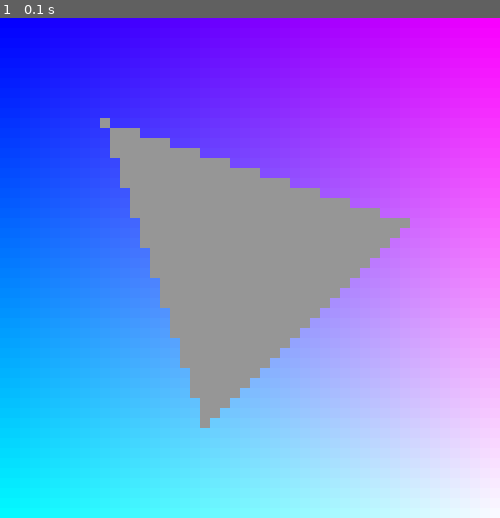
Above: before the commit, frame 1.
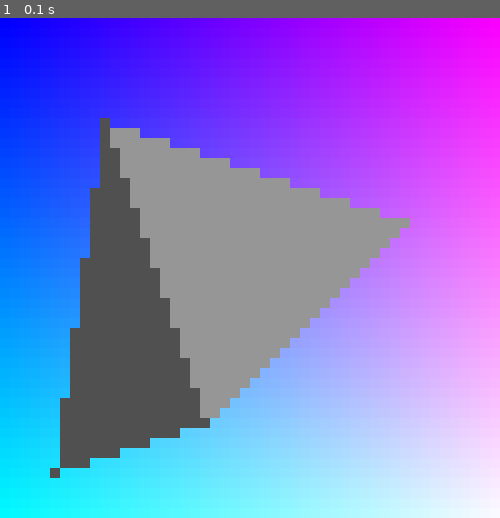
Above: after the commit, the same moment.

Repository: Casper6ybaka/3d-something-bro
Game: pygame game, started from pygame/main.py
The game is run twice, just before and just after one commit, with the same random seed, the same clock (stepped at 60 frames per second) and the same inputs.
Inputs:
- Up to frame 1 (0.1 s): no input

The runs differ from the first frame. In frame 1, 10% of the frame differs, in the area x 10-42%, y 20-92%.

Commit message:
own bytearray as display

Diff:
--- a/pygame/main.py
+++ b/pygame/main.py
@@ -14,6 +14,9 @@
 triangle = [(10, 10),
             (40, 20),
             (20, 40)]
+triangle2 = [(10, 10),
+            (20, 40),
+            (5, 45)]
 
 def set_at(pos, color):
     x, y = int(pos[0]), int(pos[1])
@@ -43,10 +46,10 @@
                 inside(edge_function(b, c, P)) and
                 inside(edge_function(c, a, P))):
                 pixels.append(P)
-    print(pixels)
     return pixels
 
 triangle_boundingbox = get_triangle(triangle)
+triangle_boundingbox2 = get_triangle(triangle2)
 
 while True:
     for event in pygame.event.get():
@@ -64,6 +67,8 @@
     dwin.blit(pygame.image.frombuffer(display_data, (width, height), "RGB"), (0, 0))
     for pos in triangle_boundingbox: # Triangle's background box
         dwin.set_at(pos, (150, 150, 150))
+    for pos in triangle_boundingbox2: # Triangle's background box
+        dwin.set_at(pos, (80, 80, 80))
     # pygame.draw.polygon(dwin, (100, 0, 0), triangle)
 
     transformed_display = pygame.transform.scale(dwin, win.get_size())
--- /dev/null
+++ b/pygame/othermain.py
@@ -0,0 +1,57 @@
+import pygame
+import math
+
+win = pygame.display.set_mode((500, 500))
+
+width, height = 50, 50
+dwin = pygame.Surface((width, height))
+
+clock = pygame.time.Clock()
+
+CFPS = clock.get_fps()
+
+display_buffer = [[0, 0, 0] for _ in range(width*height)]
+display_data = bytearray(color for (r, g, b) in display_buffer for color in (r, g, b))
+
+def clearDisplay(color=(0, 0, 0)):
+    global display_data
+    r, g, b = color
+    display_buffer = [[r, g, b] for _ in range(width*height)]
+    display_data = bytearray(color for (r, g, b) in display_buffer for color in (r, g, b))
+
+triangle = [(10, 10),
+            (40, 20),
+            (20, 40)]
+triangle2 = [(10, 10),
+            (20, 40),
+            (5, 45)]
+
+def shader(time=0):
+    for x in range(width):
+        for y in range(height):
+            i = (x + y*width) * 3 # B B B / R G B
+            pixelcolor = display_data[i:i+3]
+
+            r = int(max(0, min(255, pixelcolor[0]+x/width*255)))
+            g = int(max(0, min(255, pixelcolor[1]+y/height*255)))
+            b = int(max(0, min(255, pixelcolor[2]+255)))
+
+            display_data[i:i+3] = [r, g, b]
+deltatime = clock.tick()
+t = 0
+while True:
+    for event in pygame.event.get():
+        if event.type == pygame.QUIT:
+            pygame.quit()
+            exit()
+    clearDisplay()
+    shader(t)
+
+    dwin.blit(pygame.image.frombuffer(display_data, (width, height), "RGB"), (0, 0))
+    win.blit(pygame.transform.scale(dwin, win.get_size()), (0, 0))
+
+    pygame.display.update()
+    deltatime = clock.tick()
+    CFPS = clock.get_fps()
+    pygame.display.set_caption(f"FPS: {CFPS:.1f}")
+    t += deltatime
